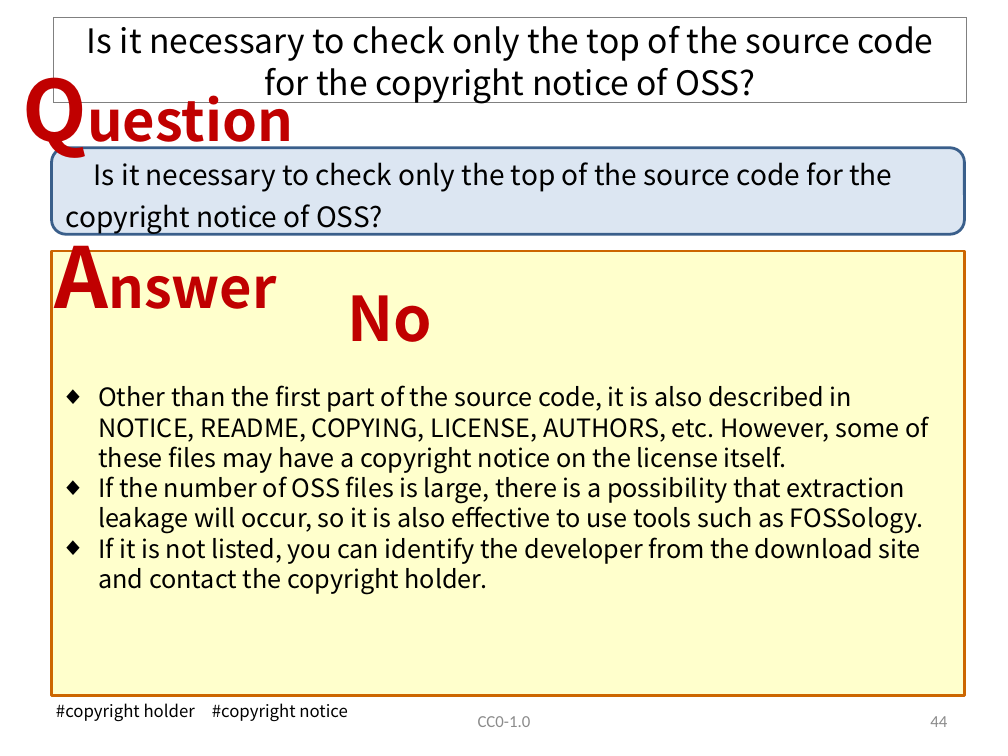
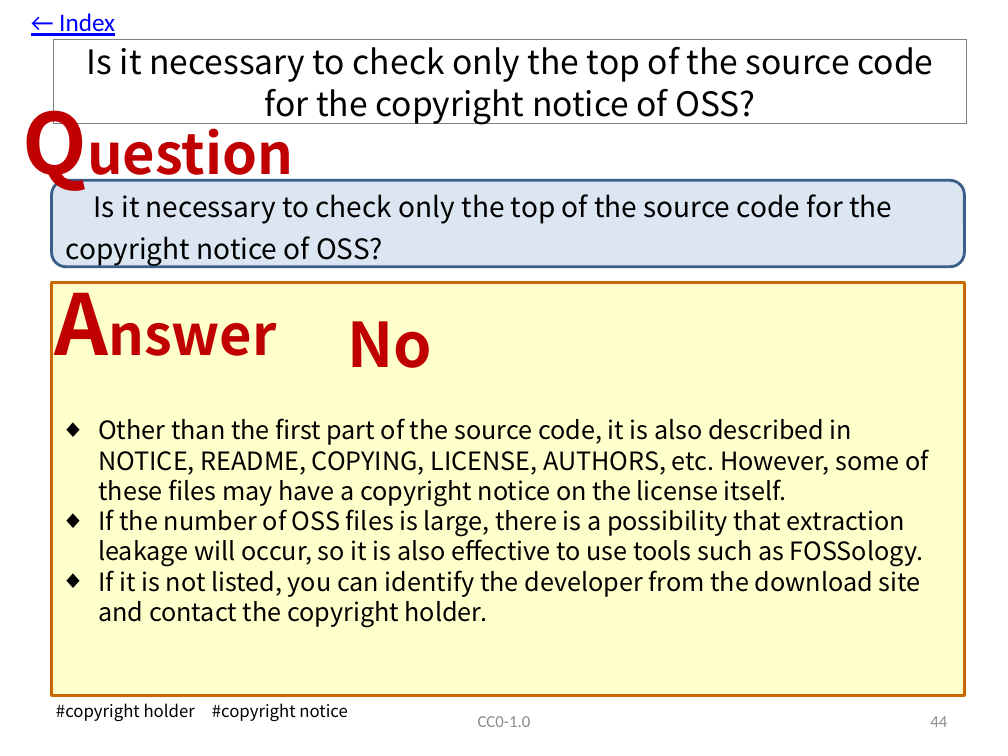
Before and after one commit to OpenChain-Project/OpenChain-JWG, a slide deck: slide 45 of Education_Material/FAQ/Misunderstandings_of_OSS_licenses_CC0.pptx. Drawn at 1008x756 pixels with LibreOffice and Linux fonts; fonts in the diff are those of the drawing. Boxes give left, top, right and bottom in pixels: in the first picture for what was removed or moved away, otherwise in the second. Text is boxed around its words. In the diff, an @@ line names an element or a change of style, - is before the commit and + after.

Commit message:
Update to V7.1. Added a link to the index.

```diff
--- a/Education_Material/FAQ/Misunderstandings_of_OSS_licenses_CC0.pptx
+++ b/Education_Material/FAQ/Misunderstandings_of_OSS_licenses_CC0.pptx
@@ text added at box(59, 13, 115, 36), 18 pt, text #0000FF, underline @@
+← Index
@@ title "Is it necessary to check ...": place and size @@
-title "Is it necessary to check ..." at box(53, 17, 967, 102)
+title "Is it necessary to check ..." at box(53, 39, 967, 124)
@@ text "Question": place and size @@
-text "Question" at box(12, 52, 322, 164)
+text "Question" at box(12, 85, 322, 197)
@@ rounded rectangle "Is it necessary to check ...": place and size @@
-rounded rectangle "Is it necessary to check ..." at box(51, 148, 965, 235)
+rounded rectangle "Is it necessary to check ..." at box(51, 180, 965, 267)
@@ text "Answer": place and size @@
-text "Answer" at box(44, 220, 309, 332)
+text "Answer" at box(44, 266, 309, 378)
@@ rectangle: place and size @@
-rectangle at box(51, 251, 965, 696)
+rectangle at box(51, 283, 965, 696)
@@ text "No": place and size @@
-text "No" at box(347, 295, 432, 342)
+text "No" at box(347, 321, 432, 368)
@@ text "Other than the first part ...": place and size @@
-text "Other than the first part ..." at box(98, 385, 929, 594)
+text "Other than the first part ..." at box(98, 418, 929, 627)
```
Also in this commit, not shown: 55 other slides changed.
